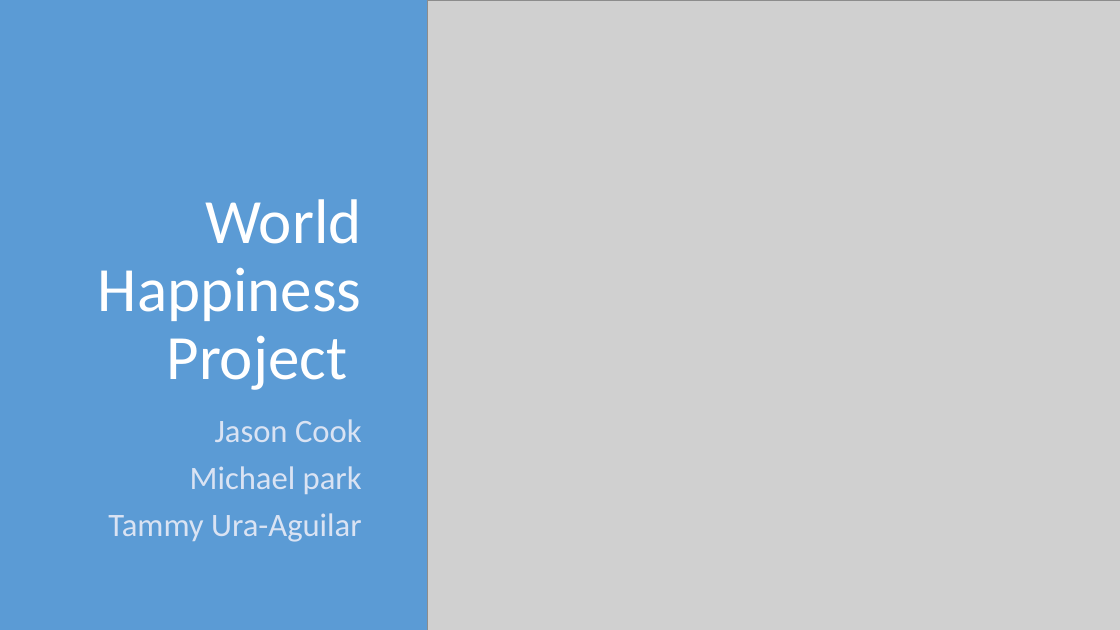
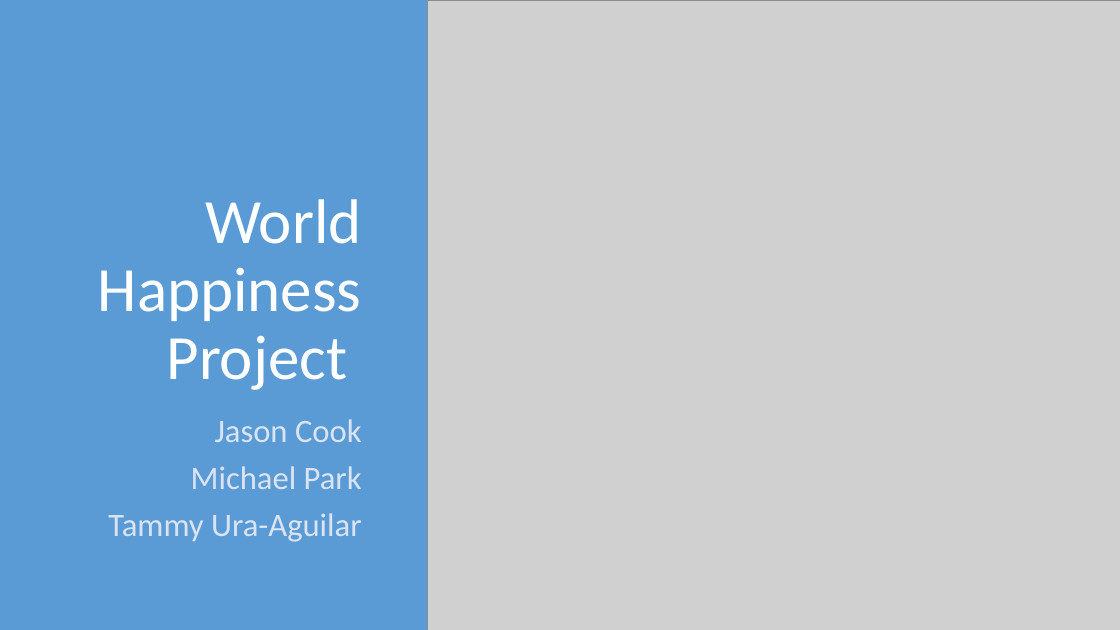
Before and after one commit to jcook25/project-one, a slide deck: slide 1 of World Happiness Report .pptx. Drawn at 1120x630 pixels with LibreOffice and Linux fonts; fonts in the diff are those of the drawing; grey boxes stand for pictures. Boxes give left, top, right and bottom in pixels: in the first picture for what was removed or moved away, otherwise in the second. Text is boxed around its words. In the diff, an @@ line names an element or a change of style, - is before the commit and + after.

```diff
--- a/World Happiness Report .pptx
+++ b/World Happiness Report .pptx
@@ subtitle at bbox=[191, 466, 362, 489]: text changed @@
-Michael park
+Michael Park
```
Also in this commit, not shown: 3 other slides changed, 10 slides added, 5 slides removed.
